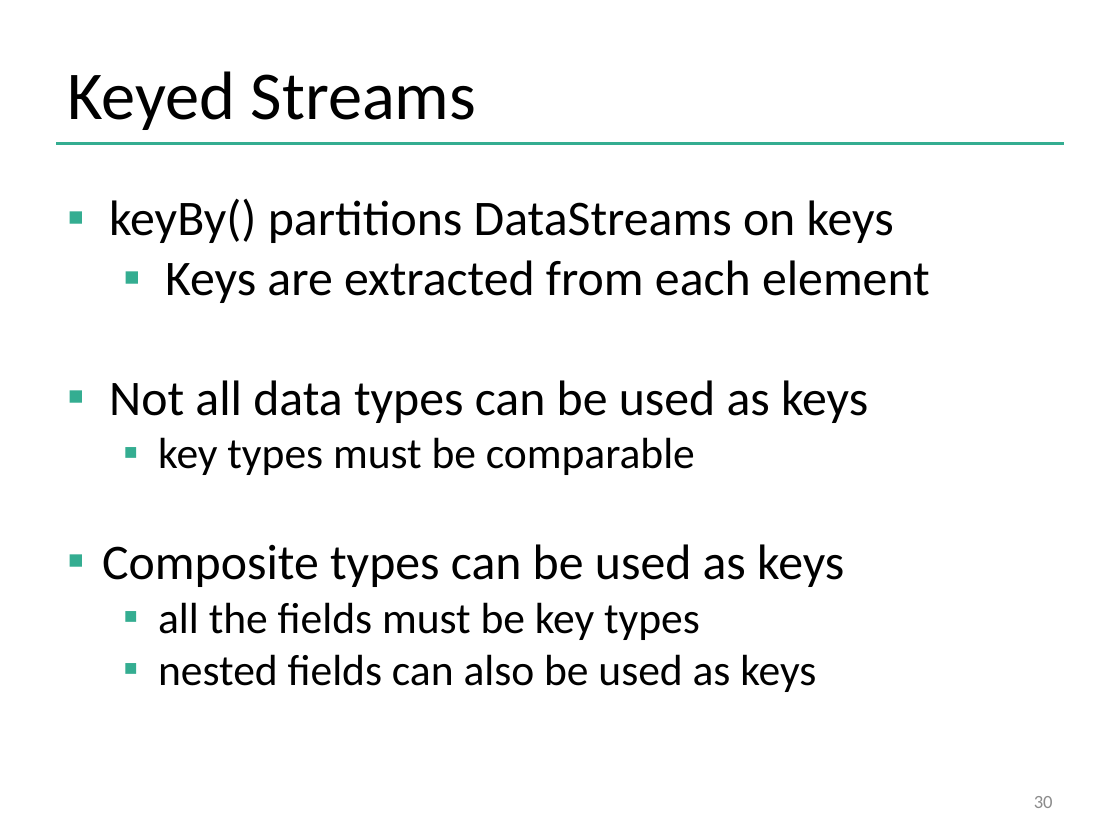
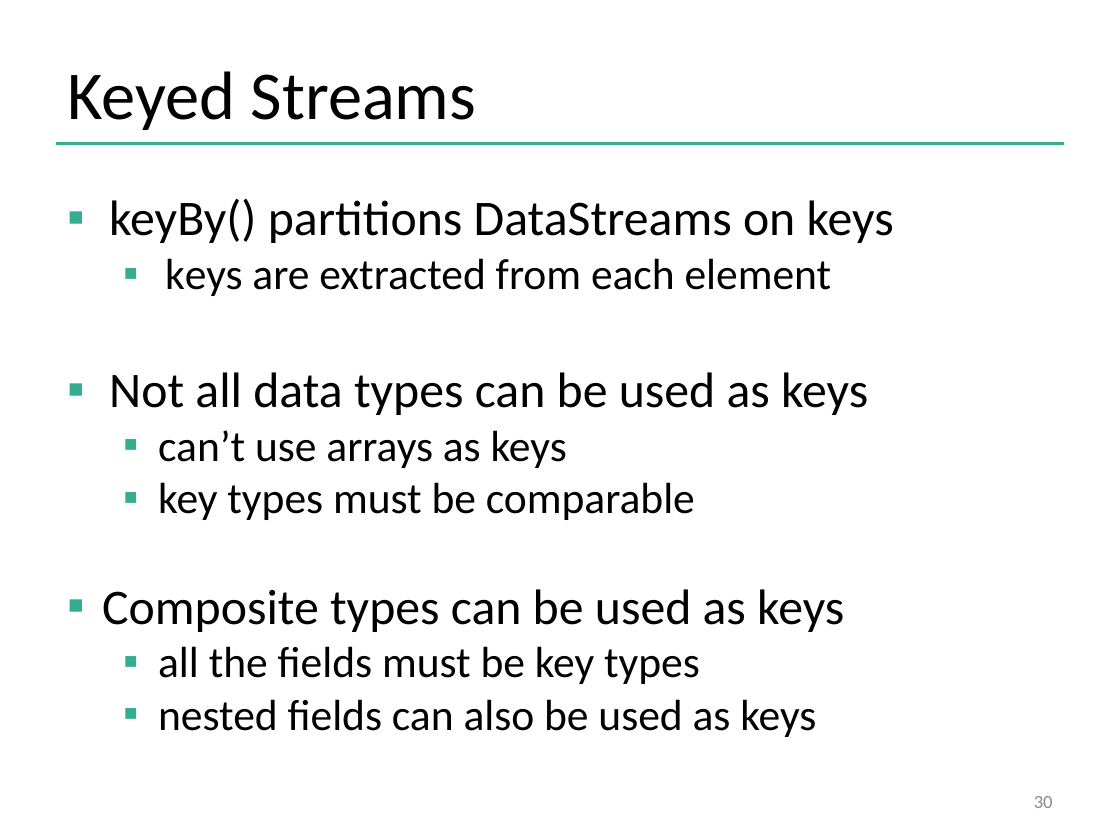
Before and after one commit to dataArtisans/flink-training-web, a slide deck: slide 30 of slides/flink_stream_basics.pptx. Drawn at 1120x840 pixels with LibreOffice and Linux fonts; fonts in the diff are those of the drawing; background and template pictures are left out. Boxes give left, top, right and bottom in pixels: in the first picture for what was removed or moved away, otherwise in the second. Text is boxed around its words. In the diff, an @@ line names an element or a change of style, - is before the commit and + after.

```diff
--- a/slides/flink_stream_basics.pptx
+++ b/slides/flink_stream_basics.pptx
@@ text at [165,258,832,296]: text changed; size 32 to 28 pt @@
-  ▪ Keys are extracted from each element
+  ▪ keys are extracted from each element
@@ text at [158,430,568,468]: paragraph added @@
+  ▪ can’t use arrays as keys
```
Also in this commit, not shown: 11 other slides changed, 1 slide added, 1 slide removed, 14 other files.
